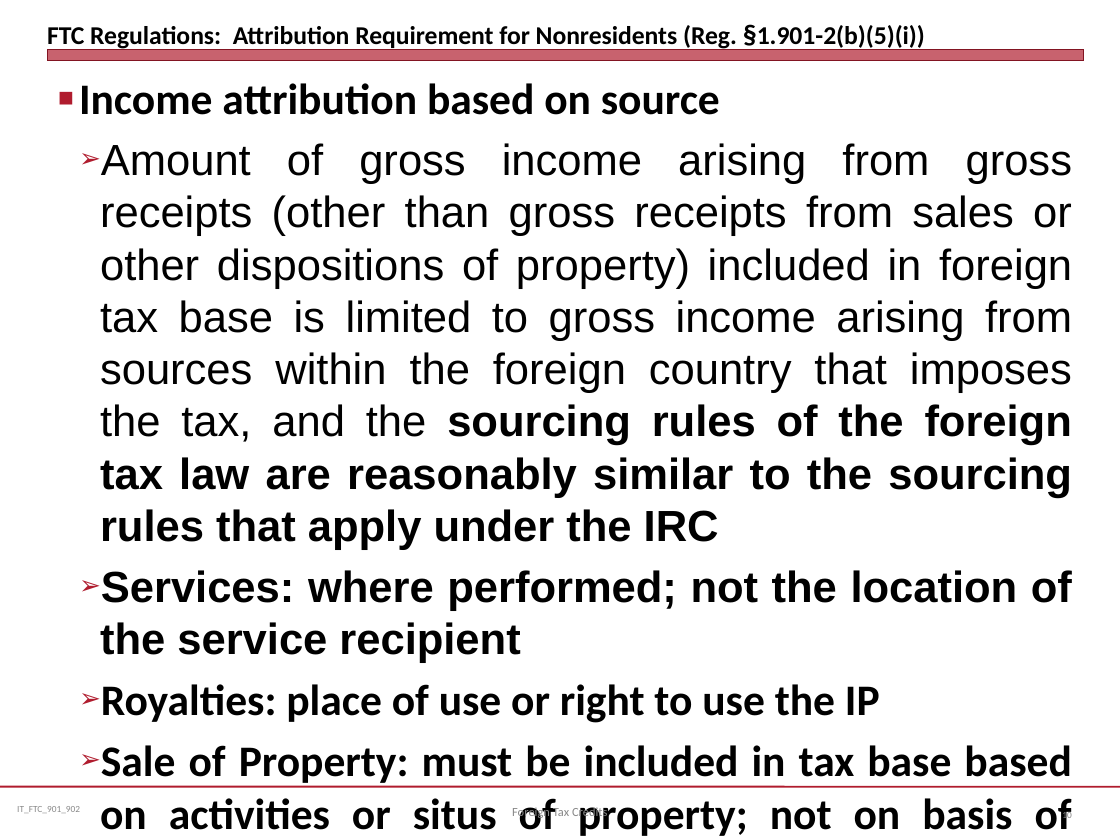
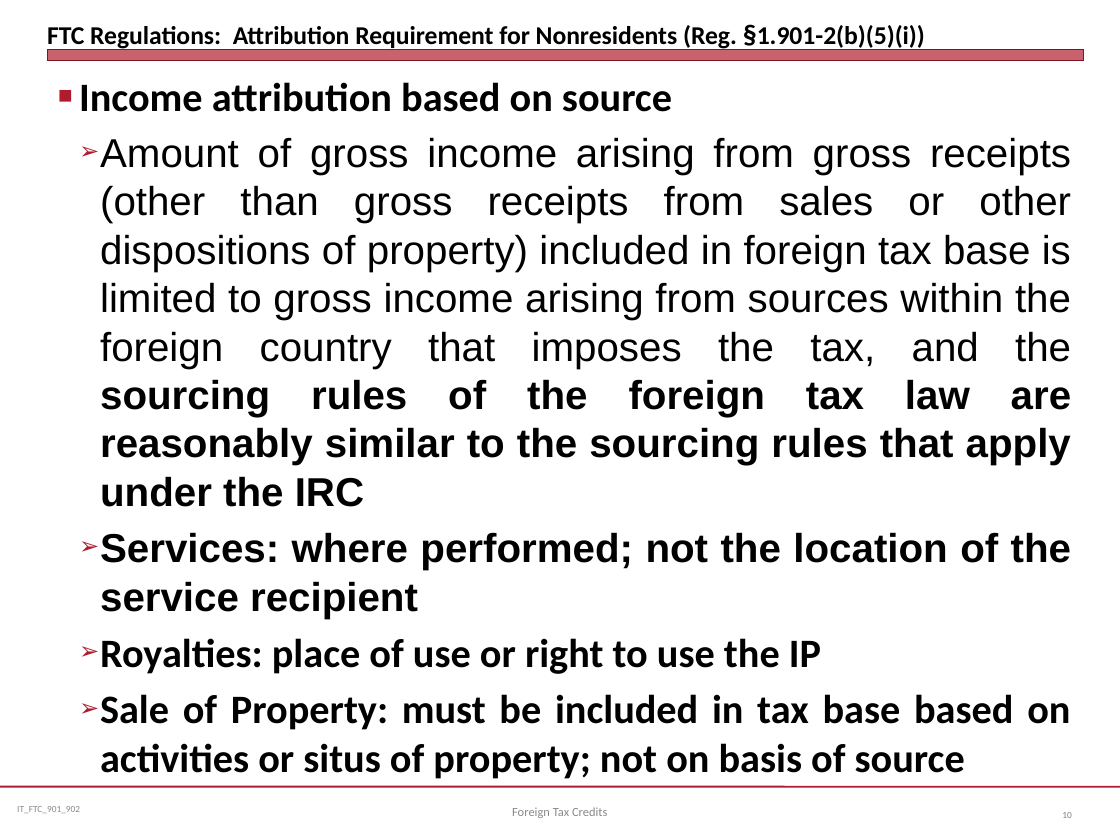
Before and after one commit to jmc877/International-Tax, a slide deck: slide 10 of slides/IT_FTC_901_22.pptx. Drawn at 1120x840 pixels with LibreOffice and Linux fonts; fonts in the diff are those of the drawing. Boxes give left, top, right and bottom in pixels: in the first picture for what was removed or moved away, otherwise in the second. Text is boxed around its words. In the diff, an @@ line names an element or a change of style, - is before the commit and + after.

```diff
--- a/slides/IT_FTC_901_22.pptx
+++ b/slides/IT_FTC_901_22.pptx
@@ text "Income attribution based on source" at <box>79,82,1071,779</box>: size 28 to 25.9 pt @@
```
Also in this commit, not shown: 3 other slides changed, 3 other files.
